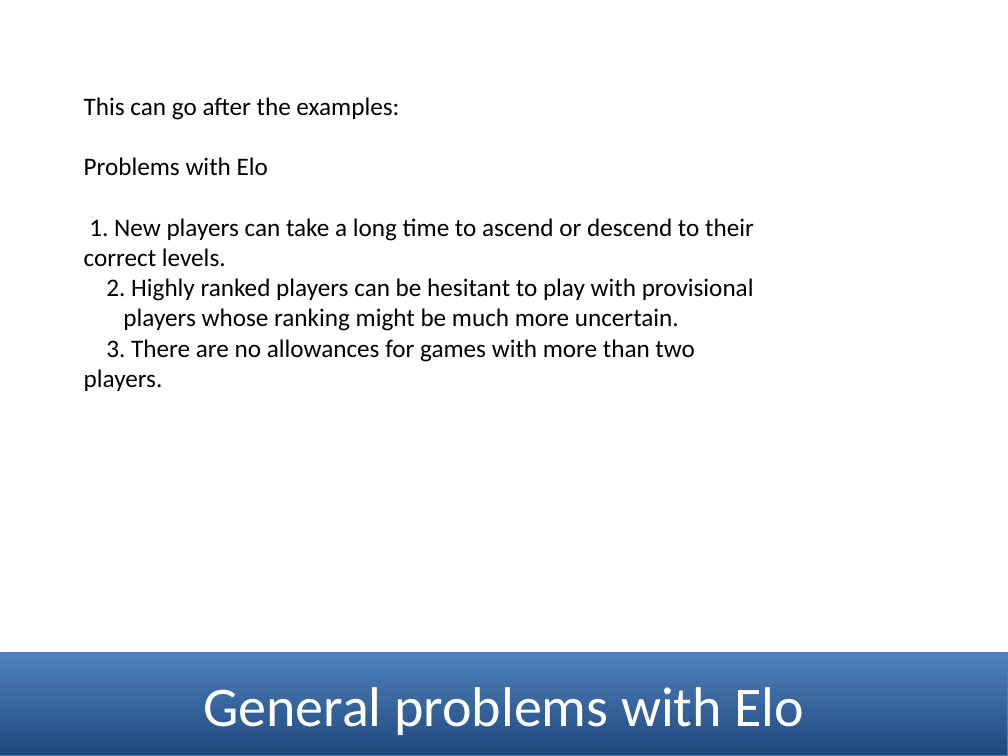
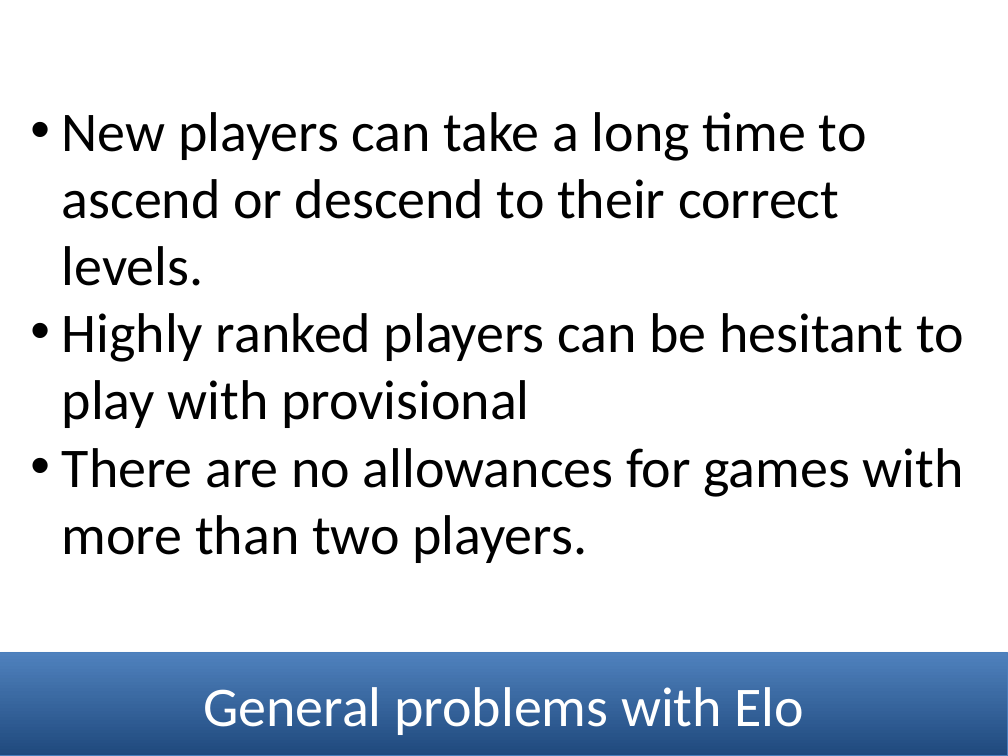
Before and after one commit to mneedham/ranking-algorithms, a slide deck: slide 49 of data-science-london.pptx. Drawn at 1008x756 pixels with LibreOffice and Linux fonts; fonts in the diff are those of the drawing. Boxes give left, top, right and bottom in pixels: in the first picture for what was removed or moved away, otherwise in the second. Text is boxed around its words. In the diff, an @@ line names an element or a change of style, - is before the commit and + after.

```diff
--- a/data-science-london.pptx
+++ b/data-science-london.pptx
@@ text at <box>62,112,964,563</box>: text changed; size 18 to 40 pt @@
-This can go after the examples:
-Problems with Elo
-1. New players can take a long time to ascend or descend to their correct levels.
-2. Highly ranked players can be hesitant to play with provisional
-players whose ranking might be much more uncertain.
-3. There are no allowances for games with more than two players.
+• New players can take a long time to ascend or descend to their correct levels.
+• Highly ranked players can be hesitant to play with provisional
+• There are no allowances for games with more than two players.
```
Also in this commit, not shown: 2 other slides changed, 1 slide added, 1 other file.
